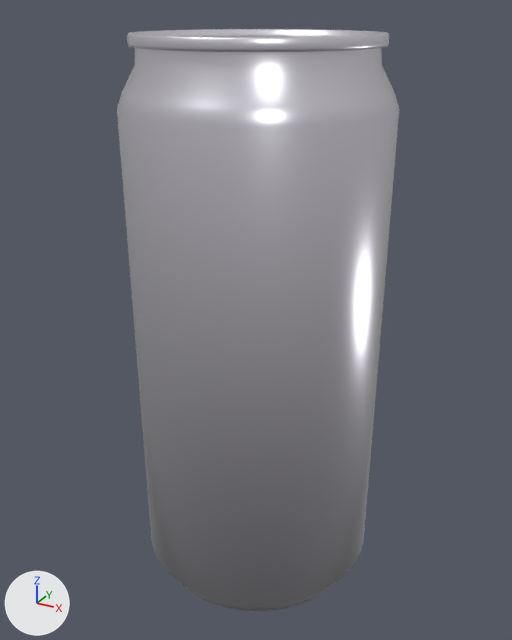
Renders of the Blender file Assets/BlenderExplorts/Exports/Cafe V1/Lata de Cafe.blend from each side of a commit.
Before and after are seen from a camera (50 mm lens) standing at (0.353, -0.647, 0.64) and looking at (-0.003, 0.001, 0.317). Every picture has the same lights, and +X, +Y and +Z are marked at lower left. The first picture is the older version.

In view in the first picture: 'Lata'.
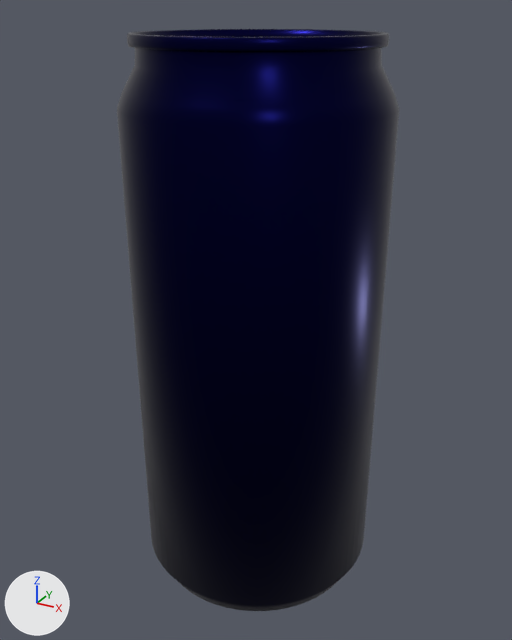
Where the change shows, as pixel boxes (x1, y1, x2, y2) in the pictures (512 x 640 px):
'Lata', surface changed (white to black): (117, 29, 399, 611) in both

What changed in the scene script:
```text
Add img_lata:
    img_lata = load_image('Lata', '_unpacked/Lata', 2048, 2048, 'sRGB')
Change mat_material:
    remove mat_material.base_color = (0.947, 0.919, 1.0)  # white #f9f6ff
    add mat_material.texture = img_lata
```
